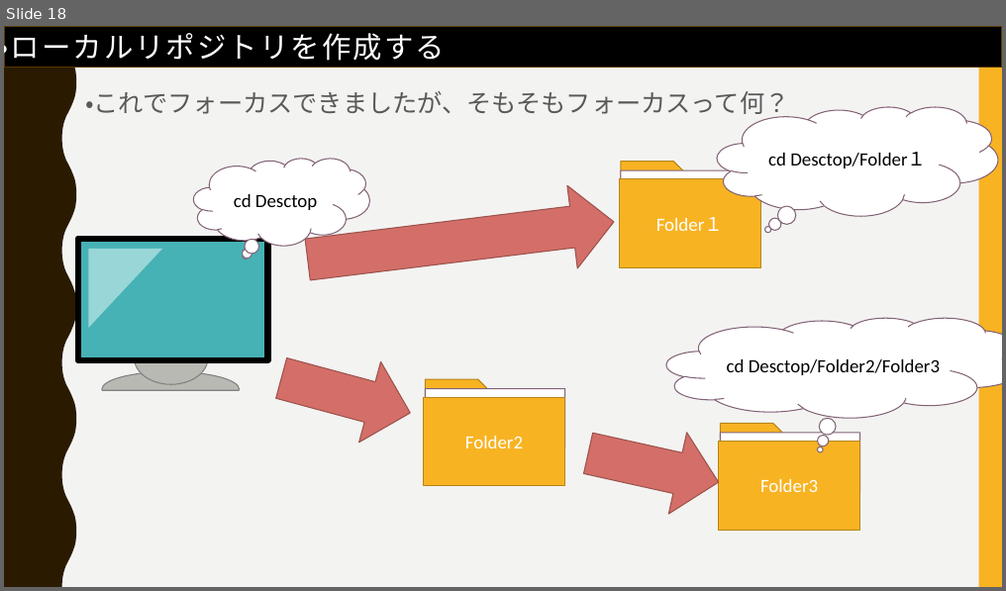
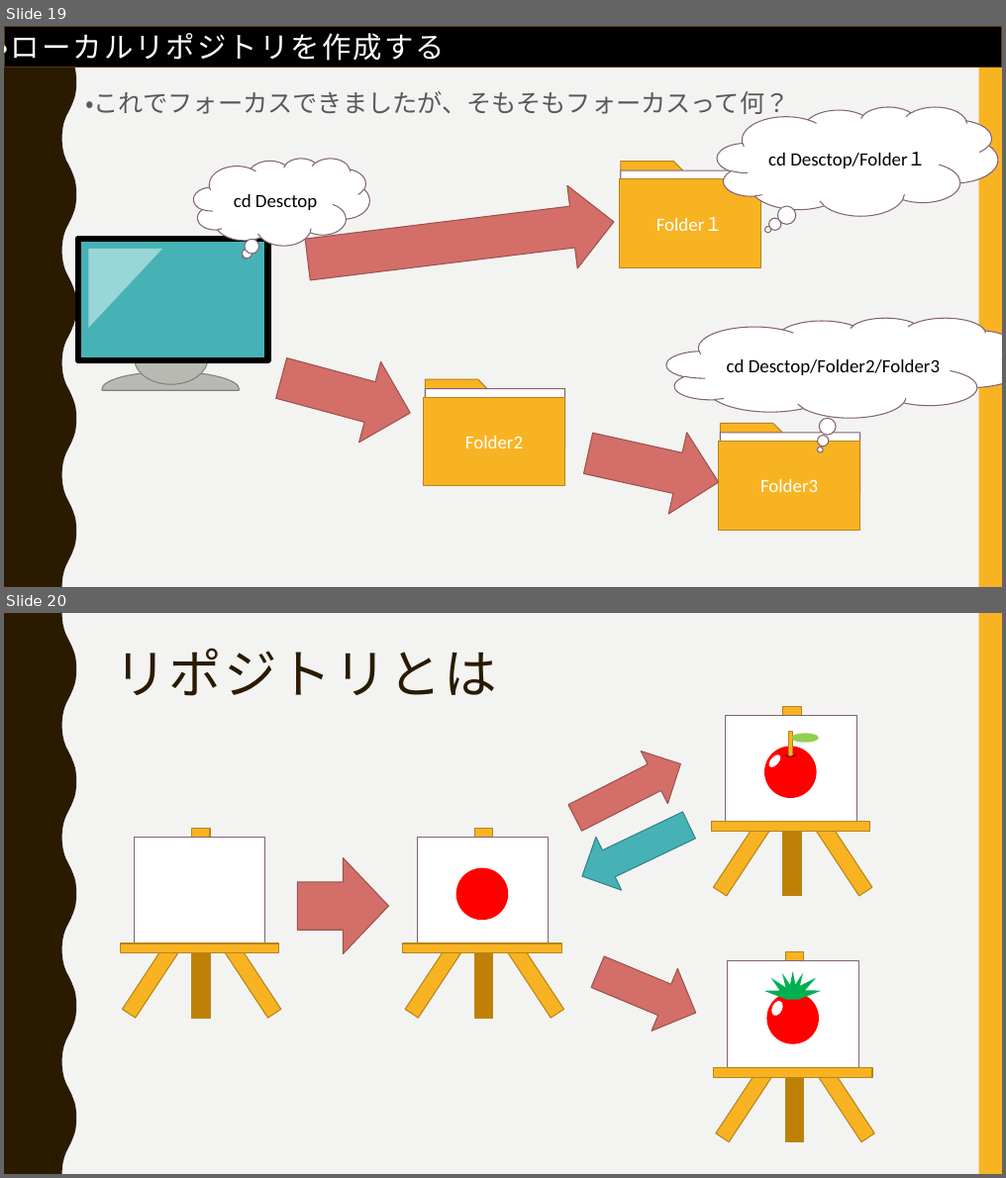
Before and after one commit to FIY24554/git_test, a slide deck: githubについて.pptx. Shown one above the other, each under a label of ours: slide 18 before the commit, slides 19 and 20 after it. The pictures are 1006x591 and 1006x1178 pixels, drawn with LibreOffice and Linux fonts; fonts in the diff are those of the drawing. Boxes give left, top, right and bottom in pixels: in the first picture for what was removed or moved away, otherwise in the second. Text is boxed around its words. In the diff, an @@ line names an element or a change of style, - is before the commit and + after.

```diff
--- a/githubについて.pptx
+++ b/githubについて.pptx
@@ slide 20 added at <box>4,613,1002,1174</box>, background #F3F3F2; not listed: 2 template elements that a slide beside it also shows @@
@@ title added at <box>114,648,497,696</box>, 51 pt, text #2A1A00 @@
+リポジトリとは
@@ down arrow added at <box>561,738,694,845</box>, fill #D36F68, outline #9C524D 1 pt @@
@@ ellipse added at <box>766,753,783,769</box>, fill #FFFFFF @@
@@ group added at <box>712,706,872,896</box>: 7 rectangles, 2 ellipses, 1 arc (boxed as its full ellipse) @@
@@ down arrow added at <box>569,799,702,903</box>, fill #46B2B5, outline #348486 1 pt @@
@@ down arrow added at <box>297,859,389,955</box>, fill #D36F68, outline #9C524D 1 pt @@
@@ group added at <box>403,828,563,1018</box>: 6 rectangles, 1 ellipse @@
@@ group added at <box>120,828,281,1018</box>: 6 rectangles @@
@@ down arrow added at <box>585,941,709,1044</box>, fill #D36F68, outline #9C524D 1 pt @@
@@ group added at <box>714,953,874,1143</box>: 7 rectangles, 7 triangles, 2 ellipses @@
@@ what was slide 18 is now slide 19 @@
```
Also in this commit, not shown: 1 slide changed, 7 other slides added, 1 slide removed.
